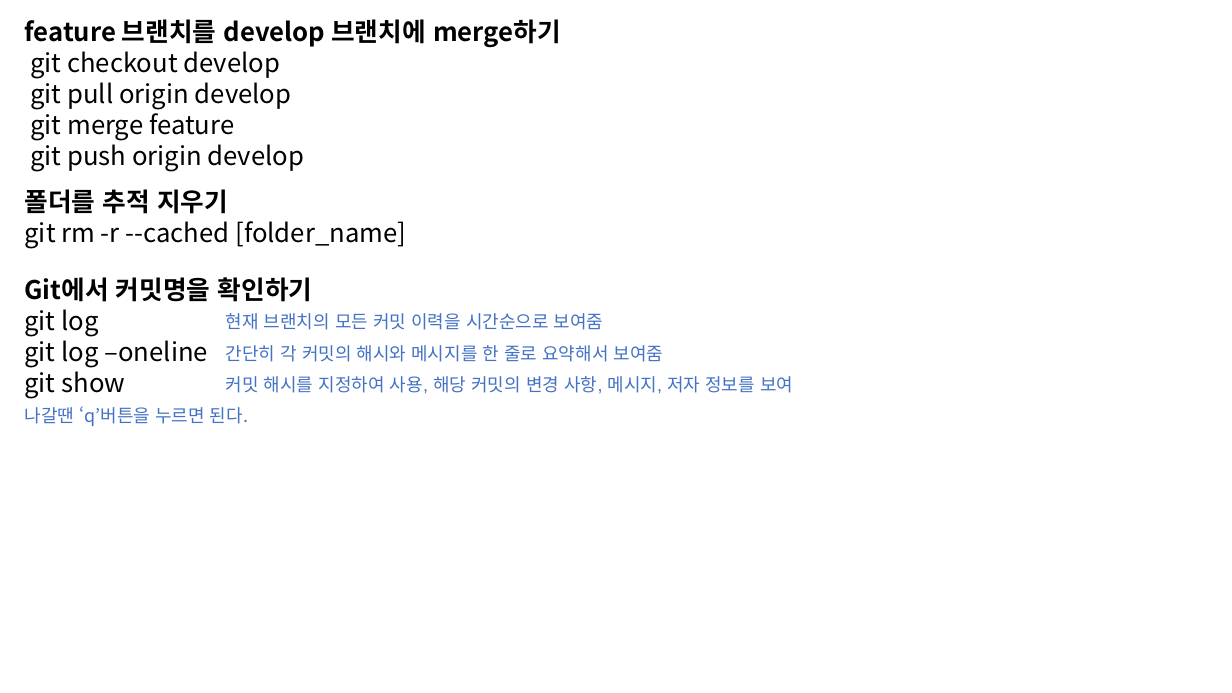
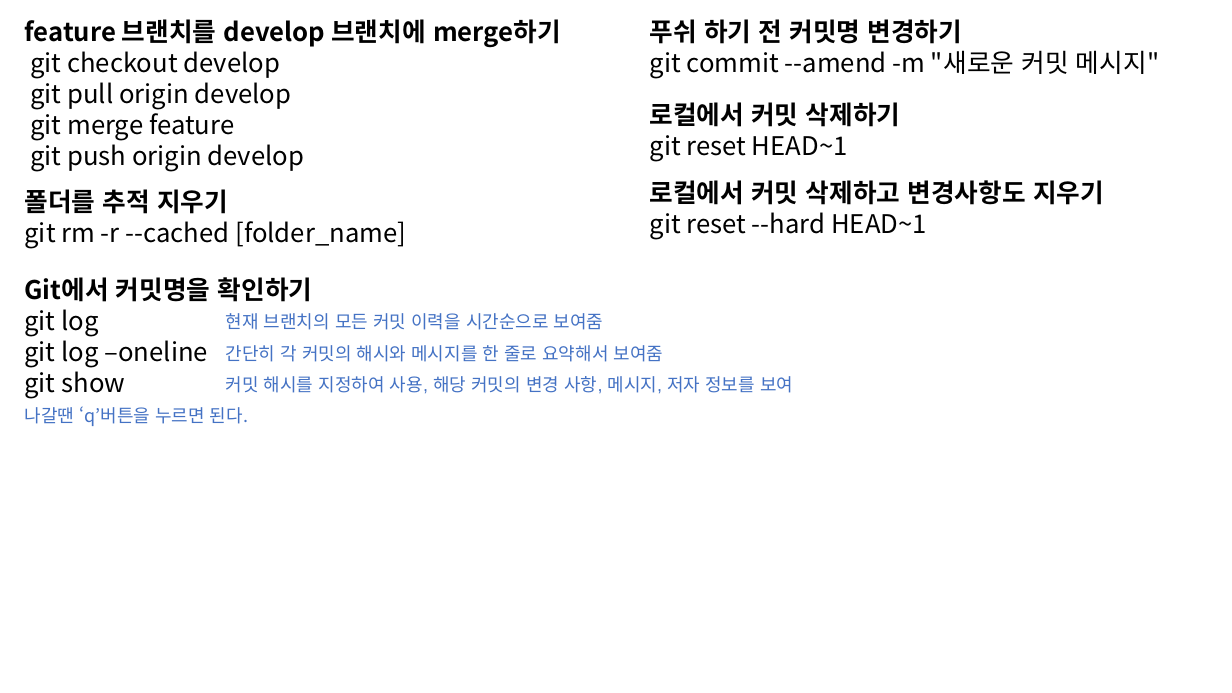
Before and after one commit to Yoon-Beom/hotel_project, a slide deck: slide 3 of GitHub.pptx. Drawn at 1232x693 pixels with LibreOffice and Linux fonts; fonts in the diff are those of the drawing. Boxes give left, top, right and bottom in pixels: in the first picture for what was removed or moved away, otherwise in the second. Text is boxed around its words. In the diff, an @@ line names an element or a change of style, - is before the commit and + after.

```diff
--- a/GitHub.pptx
+++ b/GitHub.pptx
@@ text added at bbox=[650, 19, 1159, 79], 20 pt, text #000000 @@
+푸쉬 하기 전 커밋명 변경하기
+git commit --amend -m "새로운 커밋 메시지"
@@ text added at bbox=[650, 102, 901, 162], 20 pt, text #000000 @@
+로컬에서 커밋 삭제하기
+git reset HEAD~1
@@ text added at bbox=[650, 180, 1104, 240], 20 pt, text #000000 @@
+로컬에서 커밋 삭제하고 변경사항도 지우기
+git reset --hard HEAD~1
```
Also in this commit, not shown: 10 other files.
